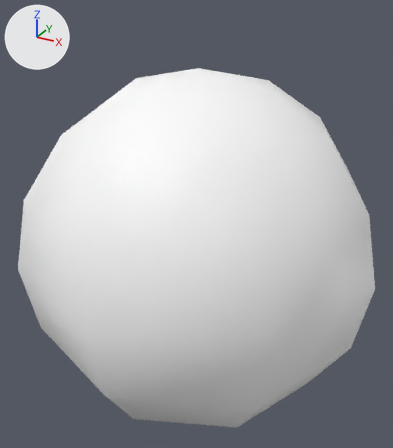
Before and after pictures for a commit that changed the glTF model src/assets/scene/section_3.glb.
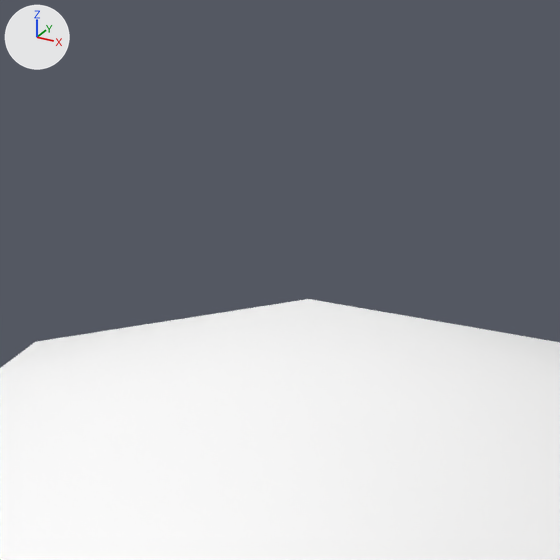
Old and new are each drawn whole from a 50 mm camera at (56.6, -103.9, 57.7) aimed at (-0.6, 0.2, 5.7) and again close up on the part from 33% to 65% of the width and 0% to 28% of the height. The axes (+X, +Y, +Z) are drawn at upper left. The lights are the same throughout. Where no turn or scale is listed for an object, it has been applied to the vertices.

Names of what the first close-up shows: 'BG'.
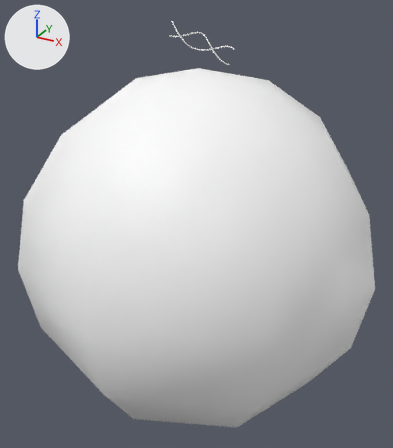
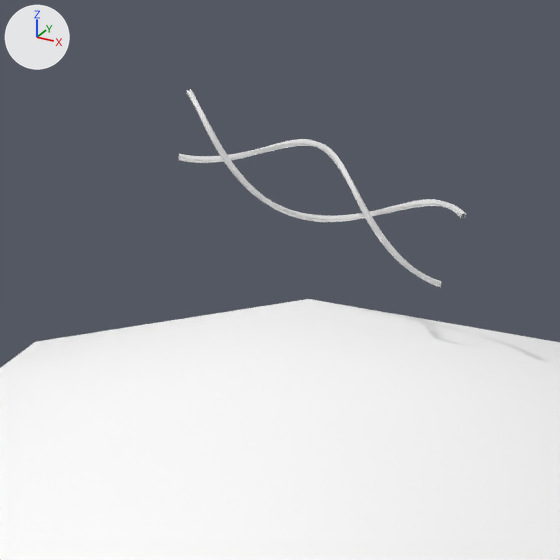
Where the change shows, as pixel boxes (x1, y1, x2, y2) in the close-ups (560 x 560 px):
'DNA', moved (not visible before): after (179, 89, 466, 287)

What the commit changed:
Object 'DNA' (ob_dna) moves from (-6.1, -0.94, 9.14) to (-6.1, -0.94, 49.47).
